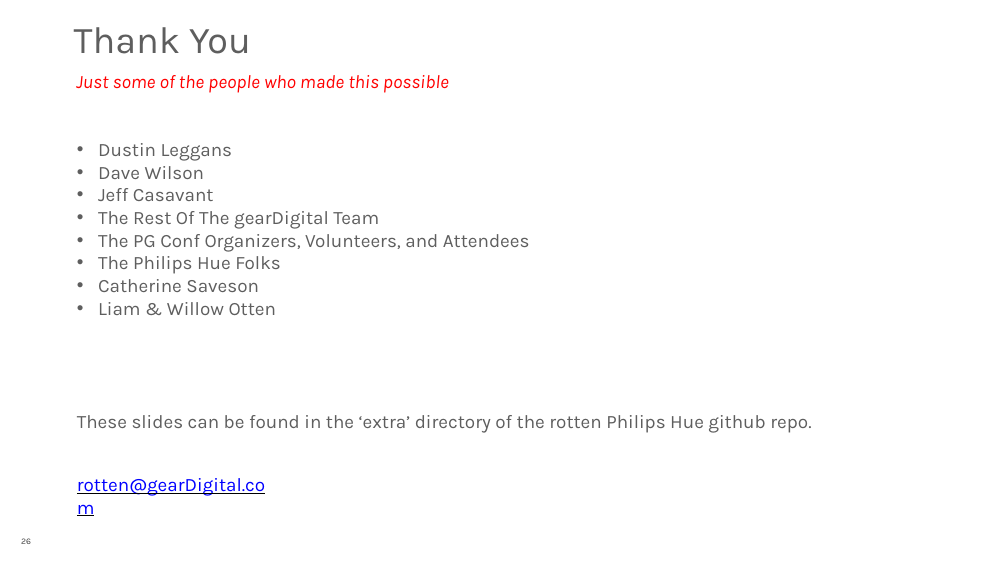
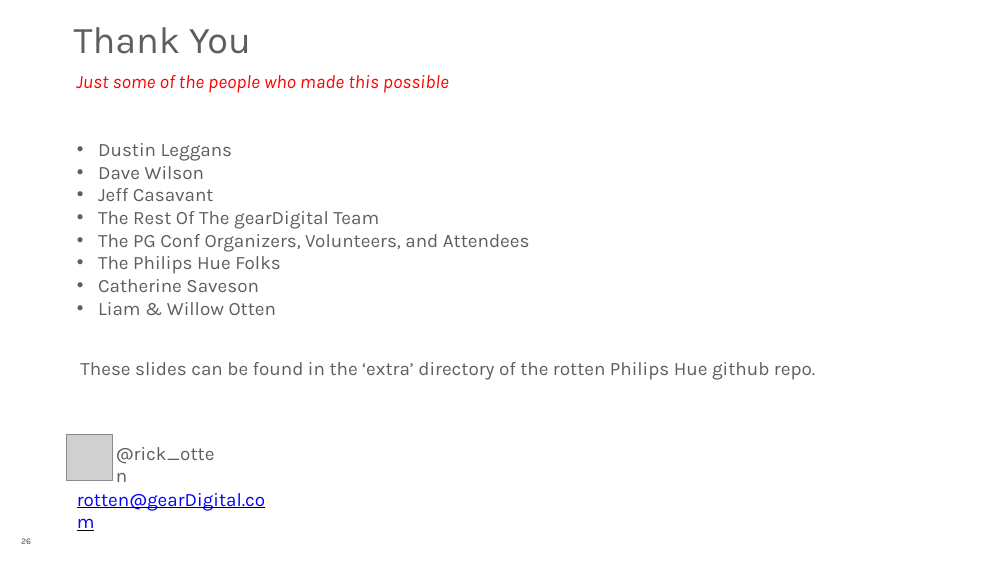
Before and after one commit to rotten/hue-multicorn-postgresql-fdw, a slide deck: slide 26 of extra/Database_Of_Things_PGConf_US_2015.pptx. Drawn at 1008x567 pixels with LibreOffice and Linux fonts; fonts in the diff are those of the drawing; grey boxes stand for pictures; background and template pictures are left out. Boxes give left, top, right and bottom in pixels: in the first picture for what was removed or moved away, otherwise in the second. Text is boxed around its words. In the diff, an @@ line names an element or a change of style, - is before the commit and + after.

Commit message:
slide tweaks

```diff
--- a/extra/Database_Of_Things_PGConf_US_2015.pptx
+++ b/extra/Database_Of_Things_PGConf_US_2015.pptx
@@ text "These slides can be found ...": place and size @@
-text "These slides can be found ..." at [77,415,811,433]
+text "These slides can be found ..." at [80,362,815,380]
@@ picture added at [66,434,112,480] @@
@@ text added at [116,447,215,464], 24 pt, text #5E5E5E @@
+@rick_otten
@@ text "rotten@gearDigital.com": place and size @@
-text "rotten@gearDigital.com" at [77,478,265,496]
+text "rotten@gearDigital.com" at [77,493,265,511]
```
